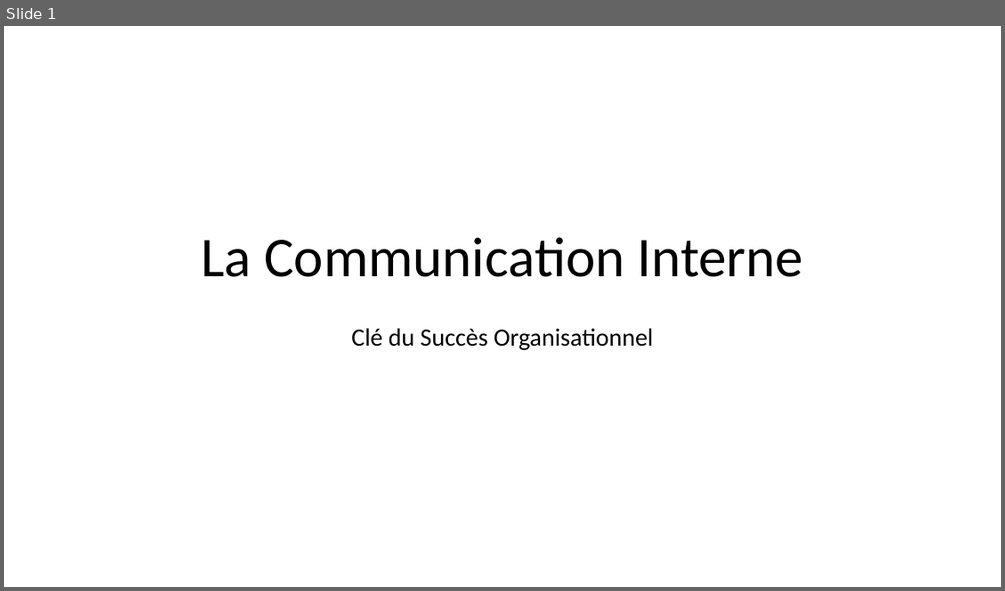
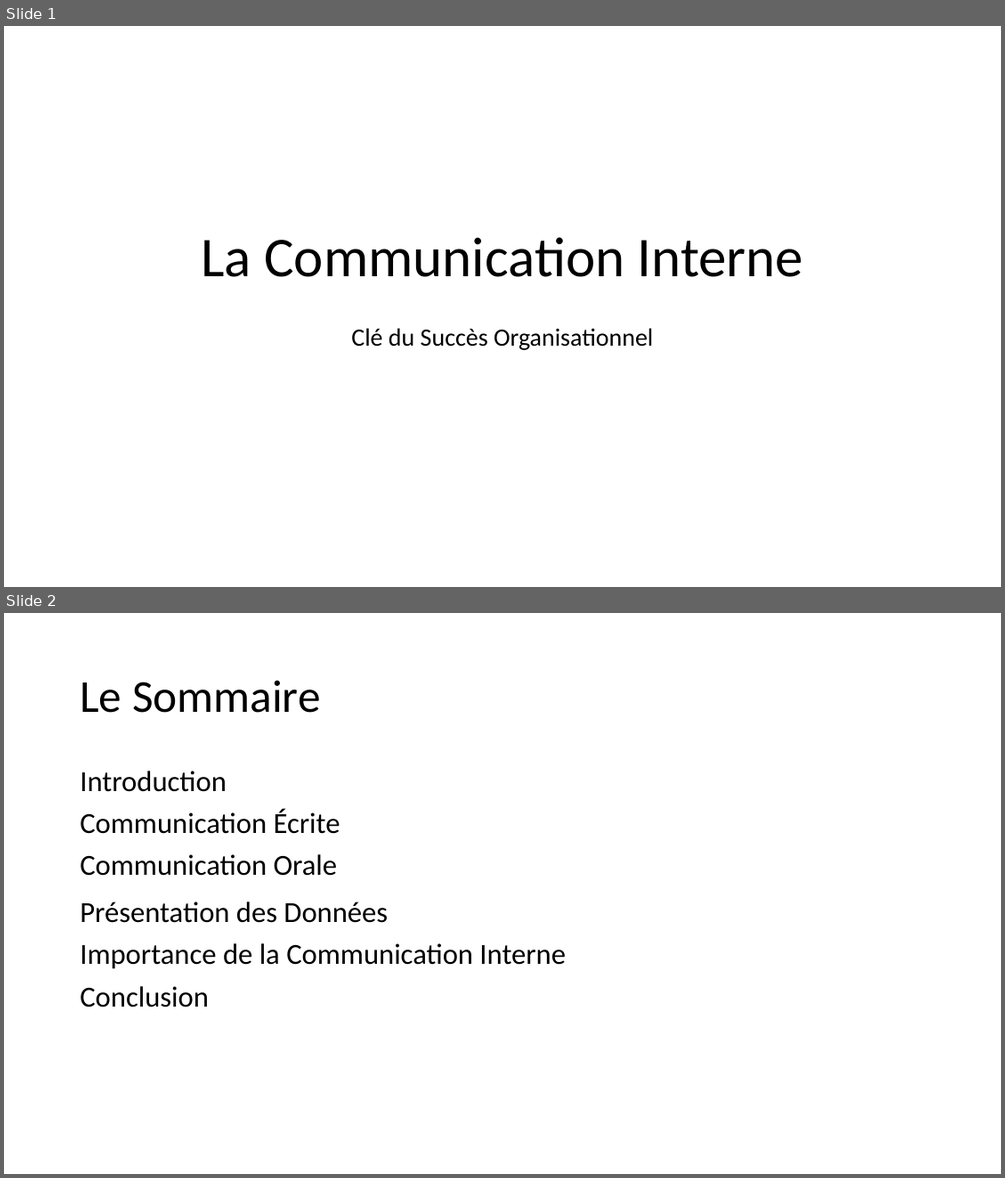
Before and after one commit to HlaimBTW/PPT-CommunicationInterne, a slide deck: Presentation.pptx. Shown one above the other, each under a label of ours: slide 1 before the commit, slides 1 and 2 after it. The pictures are 1005x591 and 1005x1178 pixels, drawn with LibreOffice and Linux fonts; fonts in the diff are those of the drawing. Boxes give left, top, right and bottom in pixels: in the first picture for what was removed or moved away, otherwise in the second. Text is boxed around its words. In the diff, an @@ line names an element or a change of style, - is before the commit and + after.

```diff
--- a/Presentation.pptx
+++ b/Presentation.pptx
@@ slide 2 added at <box>4,613,1001,1174</box>, background #FFFFFF @@
@@ title added at <box>80,680,321,713</box>, 44 pt, text #000000 @@
+Le Sommaire
@@ text added at <box>80,771,226,792</box>, 28 pt, text #000000 @@
+Introduction
@@ text added at <box>80,809,340,834</box>, 28 pt, text #000000 @@
+Communication Écrite
@@ text added at <box>80,854,338,876</box>, 28 pt, text #000000 @@
+Communication Orale
@@ text added at <box>80,901,388,923</box>, 28 pt, text #000000 @@
+Présentation des Données
@@ text added at <box>80,943,566,969</box>, 28 pt, text #000000 @@
+Importance de la Communication Interne
@@ text added at <box>80,986,209,1007</box>, 28 pt, text #000000 @@
+Conclusion
```
Also in this commit, not shown: 7 other slides added, 1 slide removed.
